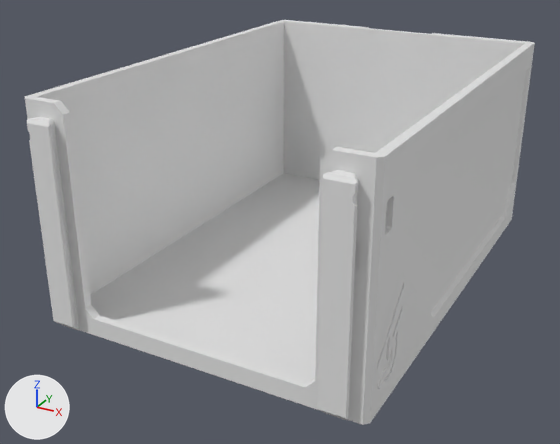
One commit to the glTF model parts/115/DecorDrawer_115-1W-1H.lib.glb: the scene before it, then after it.
The view is the same before and after, from a 50 mm camera at (77.6, -157.5, 88.4) aimed at (-4.5, -8.1, 13.7). Every picture has the same lights, and +X, +Y and +Z are marked at lower left. The picture after the commit comes second. Where no turn or scale is listed for an object, it has been applied to the vertices. Vertices at exactly the same position are counted once.

The first picture shows 'DecorDrawer_115-1W-1H'.
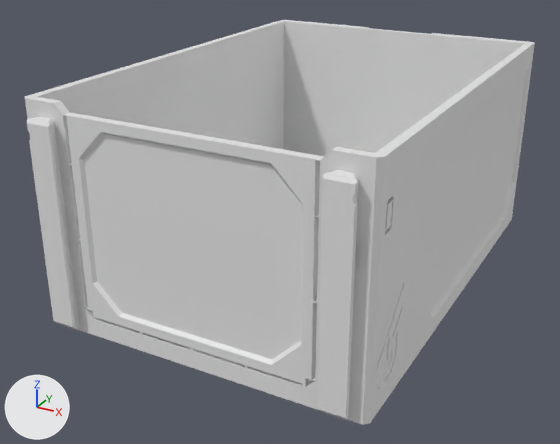
Where the change shows, as pixel boxes (x1, y1, x2, y2) in the pictures (560 x 444 px):
part 1 of me_decordrawer_115_1w_1h, added: after (385, 199, 394, 231)
part 2 of me_decordrawer_115_1w_1h, built on: before (370, 319, 433, 423); after (63, 113, 433, 423)

The change in detail:
me_decordrawer_115_1w_1h is used by ob_decordrawer_115_1w_1h; location (0.0, 0.0, 25.0).
me_decordrawer_115_1w_1h had 488 vertices, 980 faces and spanned x -37.5..37.5, y -54.7..54.7, z -25.0..25.0.
me_decordrawer_115_1w_1h now has 676 vertices, 1368 faces and spans x -37.5..37.5, y -54.6..54.6, z -25.0..25.0.
me_decordrawer_115_1w_1h part 1: a new loose piece of 24 vertices spanning x 35.5..37.5, y -49.4..-46.4, z 11.8..16.2.
Part 2, on me_decordrawer_115_1w_1h:
94 faces are deleted.
119 vertices are added at x -27.0..37.5, y -52.2..-40.3, z -21.0..22.8.
5 new vertices lie (0.0, 0.4, 0.0) away from vertices in x 37.1..37.5, y -44.8..-43.1, z -20.2..-19.4.
16 new vertices lie (0.0, 1.8, 0.0) away from vertices in x -24.5..24.5, y -52.2, z -21.0..-20.4.
394 new faces join them.
Other edits to the shape of me_decordrawer_115_1w_1h do not show in these pictures.
